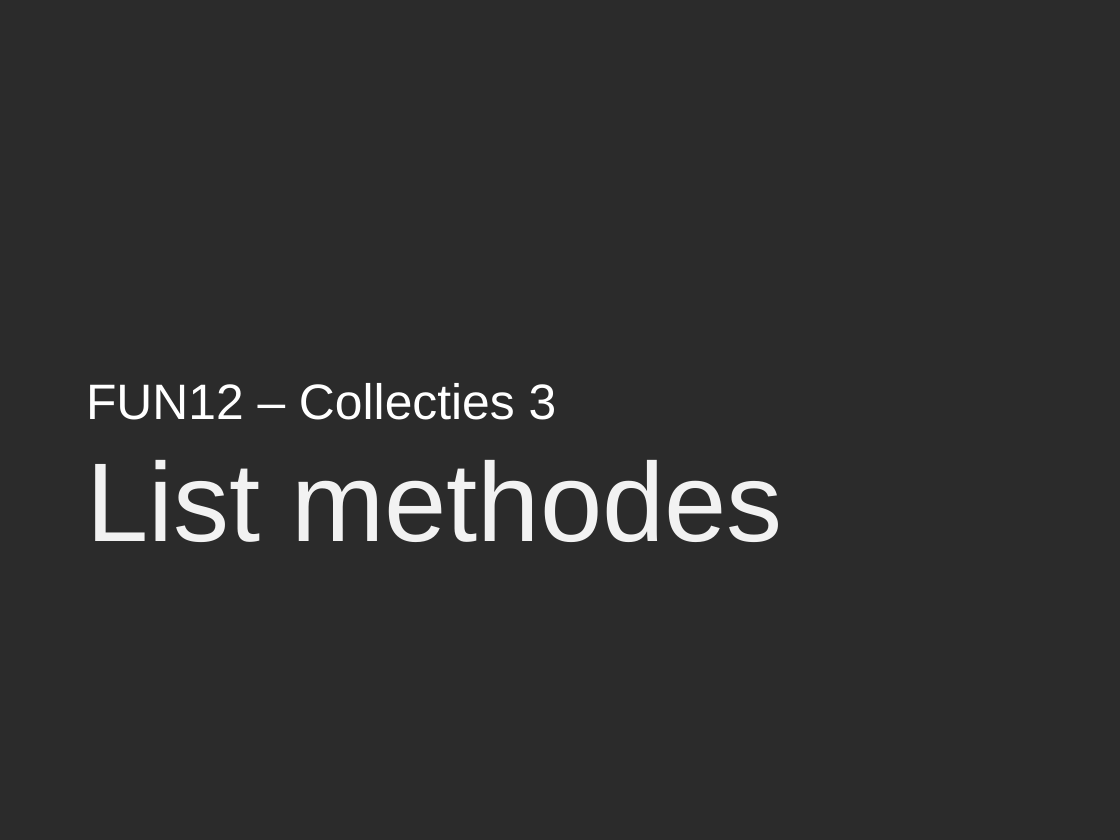
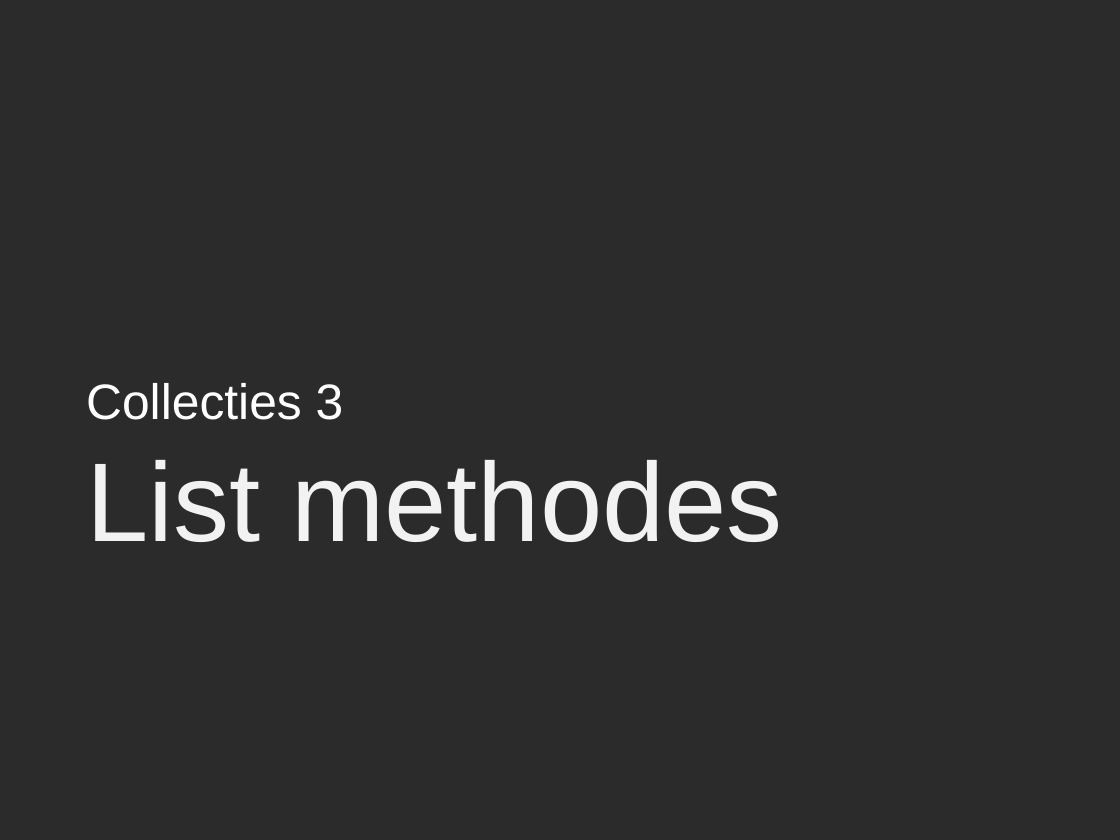
Before and after one commit to stasemsoft/softwarematerial, a slide deck: slide 1 of docs/basic/collecties/theorie_FUN12_ListMethodes.pptx. Drawn at 1120x840 pixels with LibreOffice and Linux fonts; fonts in the diff are those of the drawing; background and template pictures are left out; a plain dark background stands for a picture behind light text. Boxes give left, top, right and bottom in pixels: in the first picture for what was removed or moved away, otherwise in the second. Text is boxed around its words. In the diff, an @@ line names an element or a change of style, - is before the commit and + after.

```diff
--- a/docs/basic/collecties/theorie_FUN12_ListMethodes.pptx
+++ b/docs/basic/collecties/theorie_FUN12_ListMethodes.pptx
@@ title at bbox=[86, 383, 783, 542]: text changed; size 32 to 72 pt; text colour #FFFFFF to #F2F2F2 @@
-FUN12 – Collecties 3
-List methodes
+Collecties 3
+List methodes
```
Also in this commit, not shown: 1 slide removed, 4 other files.
